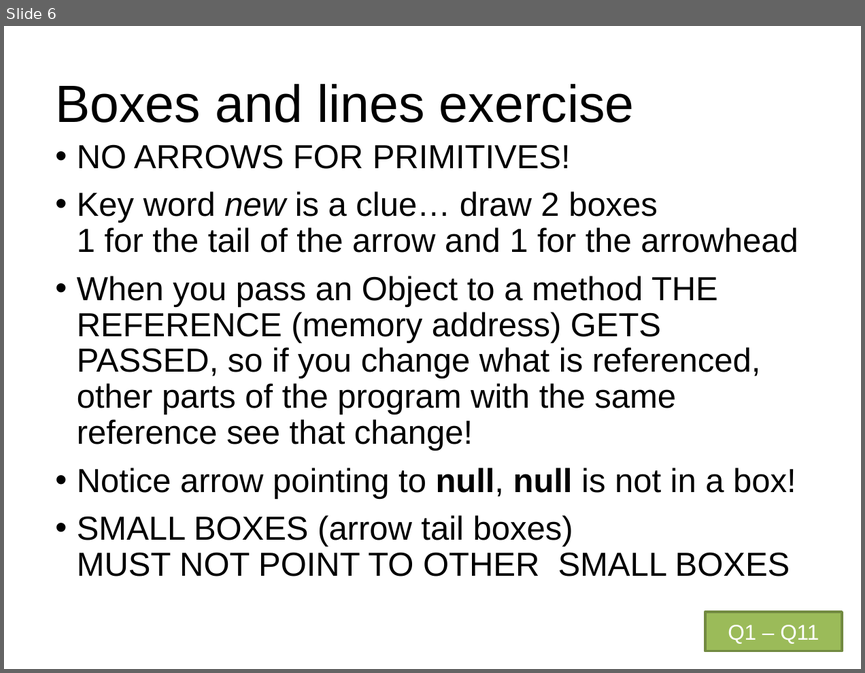
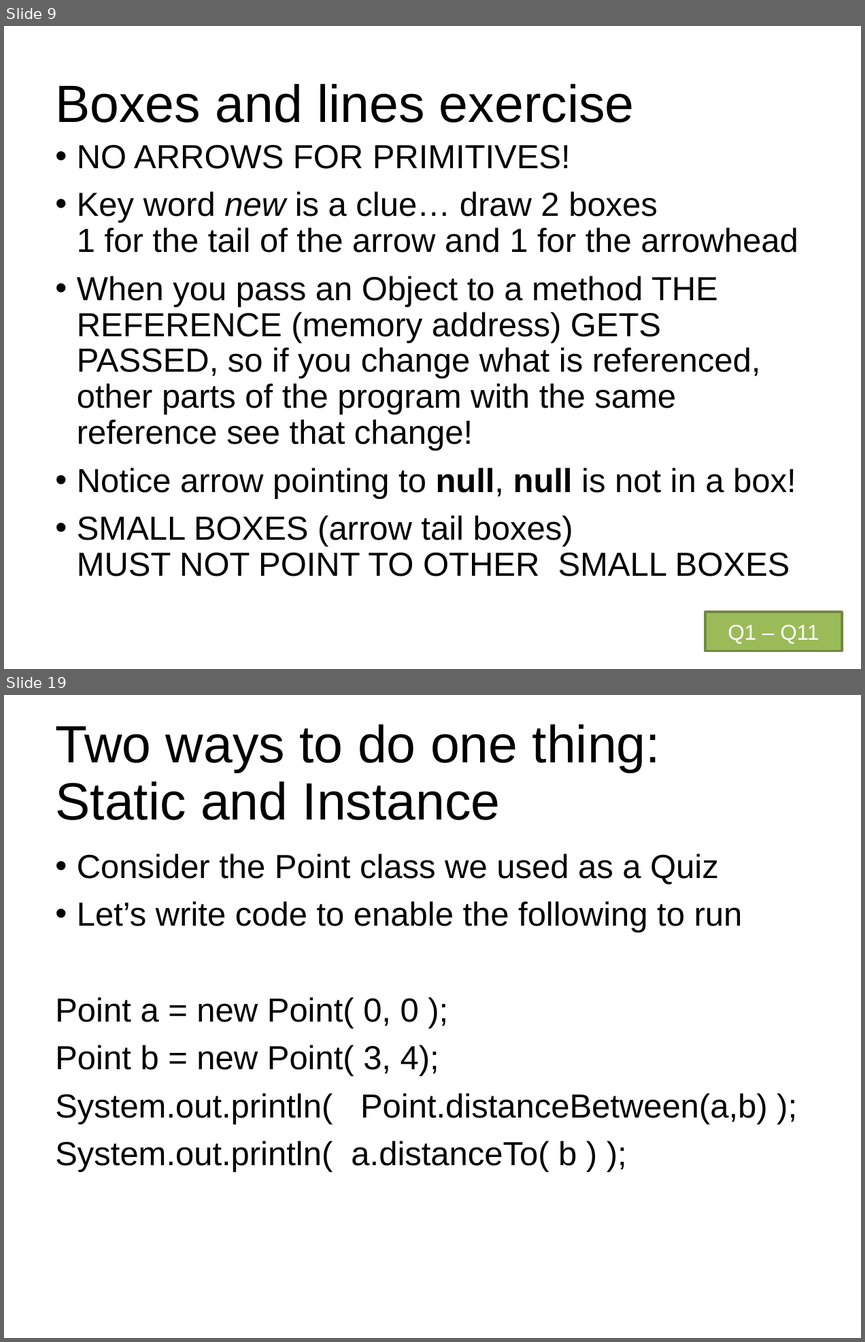
Before and after one commit to RHIT-CSSE/csse220, a slide deck: ClassMaterials/SimpleObjects/Slides/Part2-ObjectRefs.pptx. Shown one above the other, each under a label of ours: slide 6 before the commit, slides 9 and 19 after it; the slides between them are not shown. The pictures are 865x673 and 865x1342 pixels, drawn with LibreOffice and Linux fonts; fonts in the diff are those of the drawing. Boxes give left, top, right and bottom in pixels: in the first picture for what was removed or moved away, otherwise in the second. Text is boxed around its words. In the diff, an @@ line names an element or a change of style, - is before the commit and + after.

```diff
--- a/ClassMaterials/SimpleObjects/Slides/Part2-ObjectRefs.pptx
+++ b/ClassMaterials/SimpleObjects/Slides/Part2-ObjectRefs.pptx
@@ slide 19 added at [4,695,861,1338], background #FFFFFF @@
@@ title added at [55,724,660,820], 44 pt, text #000000 @@
+Two ways to do one thing:
+Static and Instance
@@ text added at [55,853,768,1172], 28 pt, text #000000 @@
+• Consider the Point class we used as a Quiz
+• Let’s write code to enable the following to run
+Point a = new Point( 0, 0 );
+Point b = new Point( 3, 4);
+System.out.println( Point.distanceBetween(a,b) );
+System.out.println( a.distanceTo( b ) );
@@ what was slide 6 is now slide 9 @@
```
Also in this commit, not shown: 16 other slides added, 3 other files.
